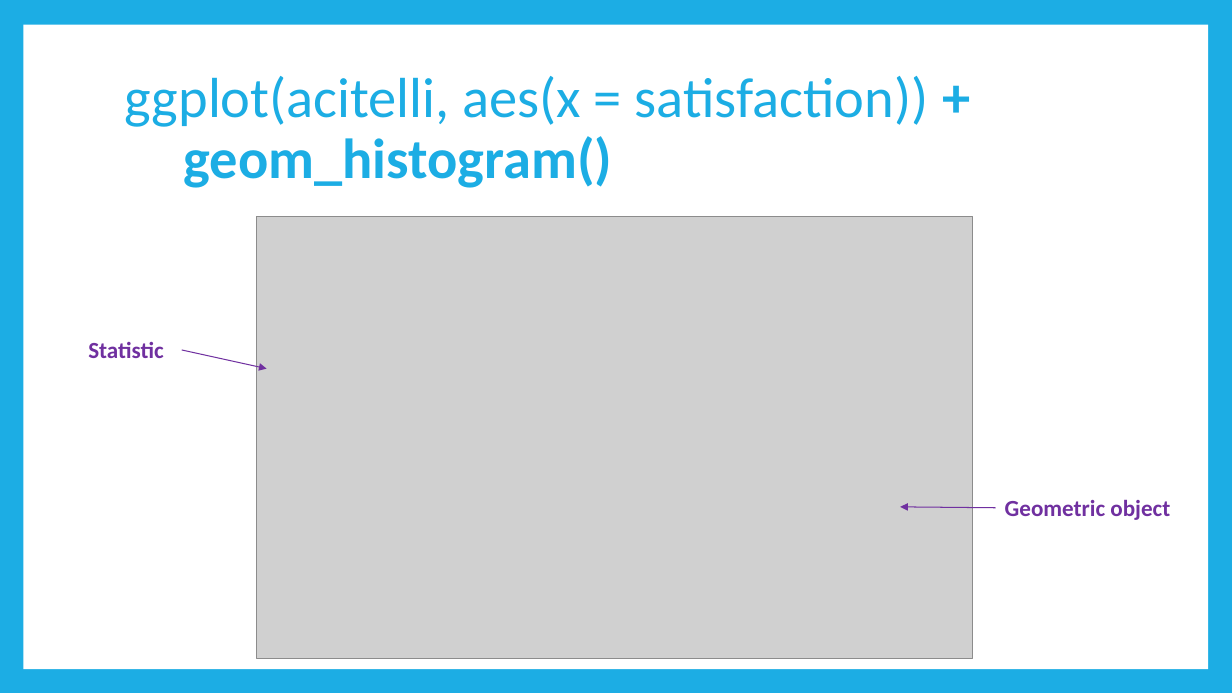
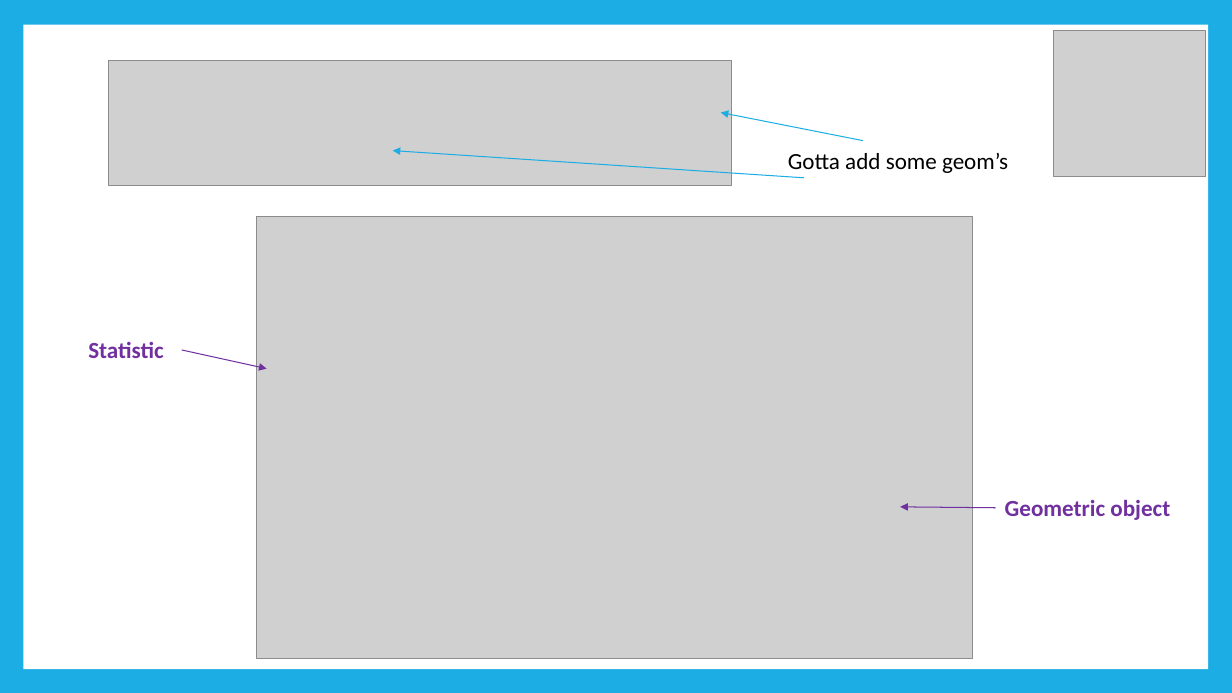
Before and after one commit to RandiLGarcia/datic-intro-to-r, a slide deck: slide 19 of docs/Day 1 Slides.pptx (slide 21 before the commit). Drawn at 1232x693 pixels with LibreOffice and Linux fonts; fonts in the diff are those of the drawing; grey boxes stand for pictures. Boxes give left, top, right and bottom in pixels: in the first picture for what was removed or moved away, otherwise in the second. Text is boxed around its words. In the diff, an @@ line names an element or a change of style, - is before the commit and + after.

```diff
--- a/docs/Day 1 Slides.pptx
+++ b/docs/Day 1 Slides.pptx
@@ picture added at [1054, 30, 1206, 177] @@
@@ picture added at [108, 61, 731, 186] @@
@@ title removed at [125, 76, 929, 188] @@
-ggplot(acitelli, aes(x = satisfaction)) + geom_histogram()
@@ arrow added from (863, 140) to (721, 113), #1CADE4 0.79 pt @@
@@ arrow added from (804, 177) to (393, 151), #1CADE4 0.79 pt @@
@@ text added at [788, 153, 1008, 173], 18 pt, text #000000 @@
+Gotta add some geom’s
```
Also in this commit, not shown: 14 other slides changed, 13 slides added, 7 slides removed, 11 other files.
